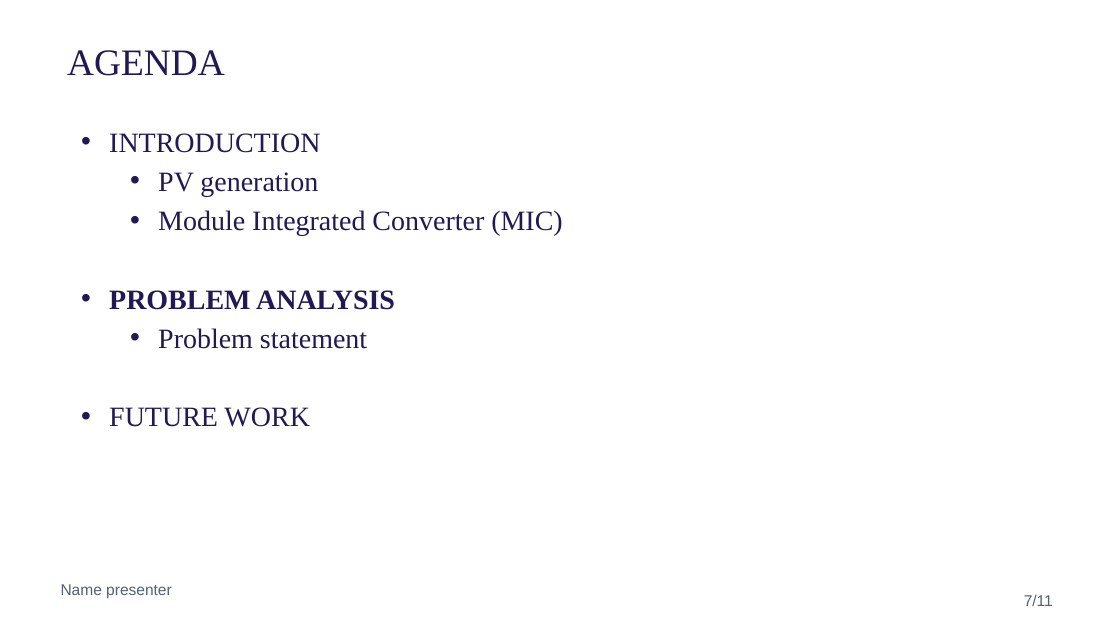
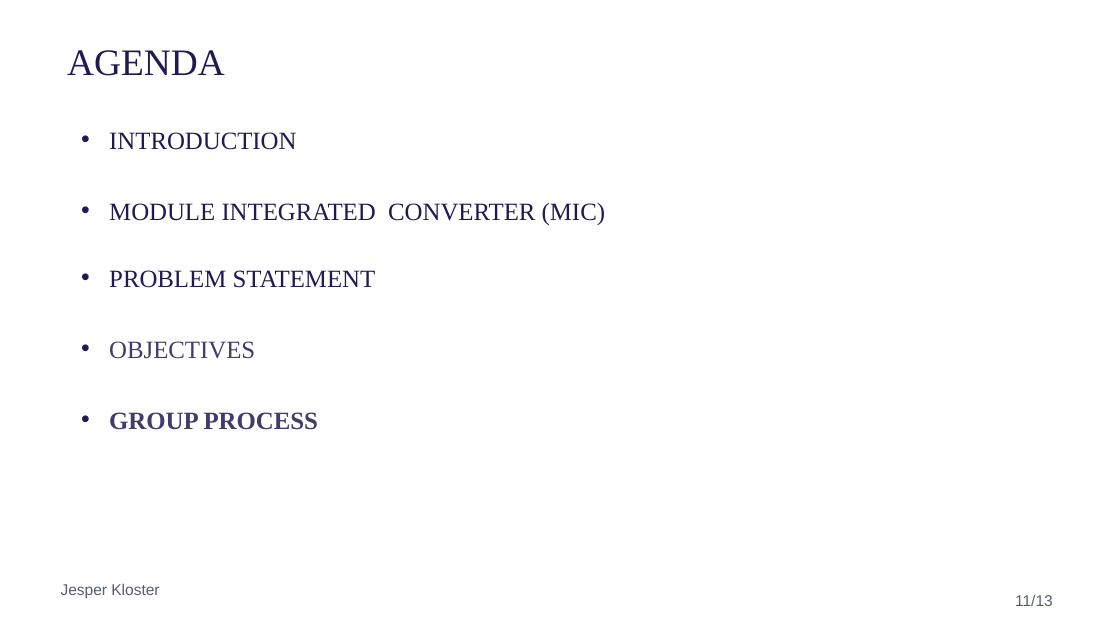
Before and after one commit to NicolaiFransen/Semester-Project-PED1, a slide deck: slide 11 of Reports/Presentation_P0_11_10.pptx (slide 13 before the commit). Drawn at 1120x630 pixels with LibreOffice and Linux fonts; fonts in the diff are those of the drawing; background and template pictures are left out. Boxes give left, top, right and bottom in pixels: in the first picture for what was removed or moved away, otherwise in the second. Text is boxed around its words. In the diff, an @@ line names an element or a change of style, - is before the commit and + after.

```diff
--- a/Reports/Presentation_P0_11_10.pptx
+++ b/Reports/Presentation_P0_11_10.pptx
@@ text at bbox=[109, 132, 296, 150]: size 18 to 16 pt in "INTRODUCTION" @@
@@ text at bbox=[109, 203, 605, 430]: text changed; size 18 to 16 pt @@
-    • PV generation
-    • Module Integrated Converter (MIC)
-• PROBLEM ANALYSIS
-    • Problem statement
-• FUTURE WORK
+• MODULE INTEGRATED CONVERTER (MIC)
+• PROBLEM STATEMENT
+• OBJECTIVES
+• GROUP PROCESS
@@ text at bbox=[61, 583, 159, 598]: text changed @@
-Name presenter
+Jesper Kloster
@@ page number at bbox=[1015, 594, 1053, 606]: text changed @@
-7/11
+11/13
```
Also in this commit, not shown: 8 other slides changed, 3 slides added, 8 slides removed.
